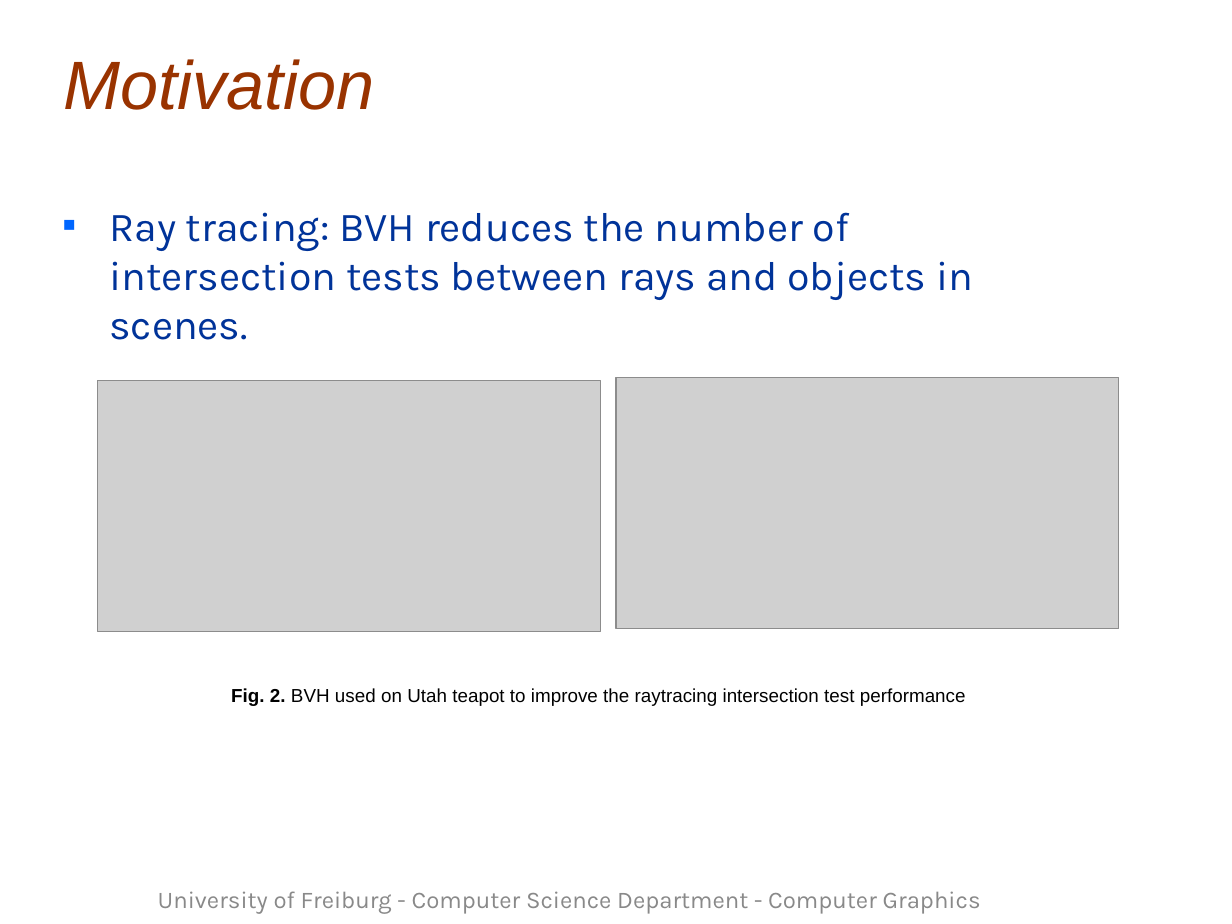
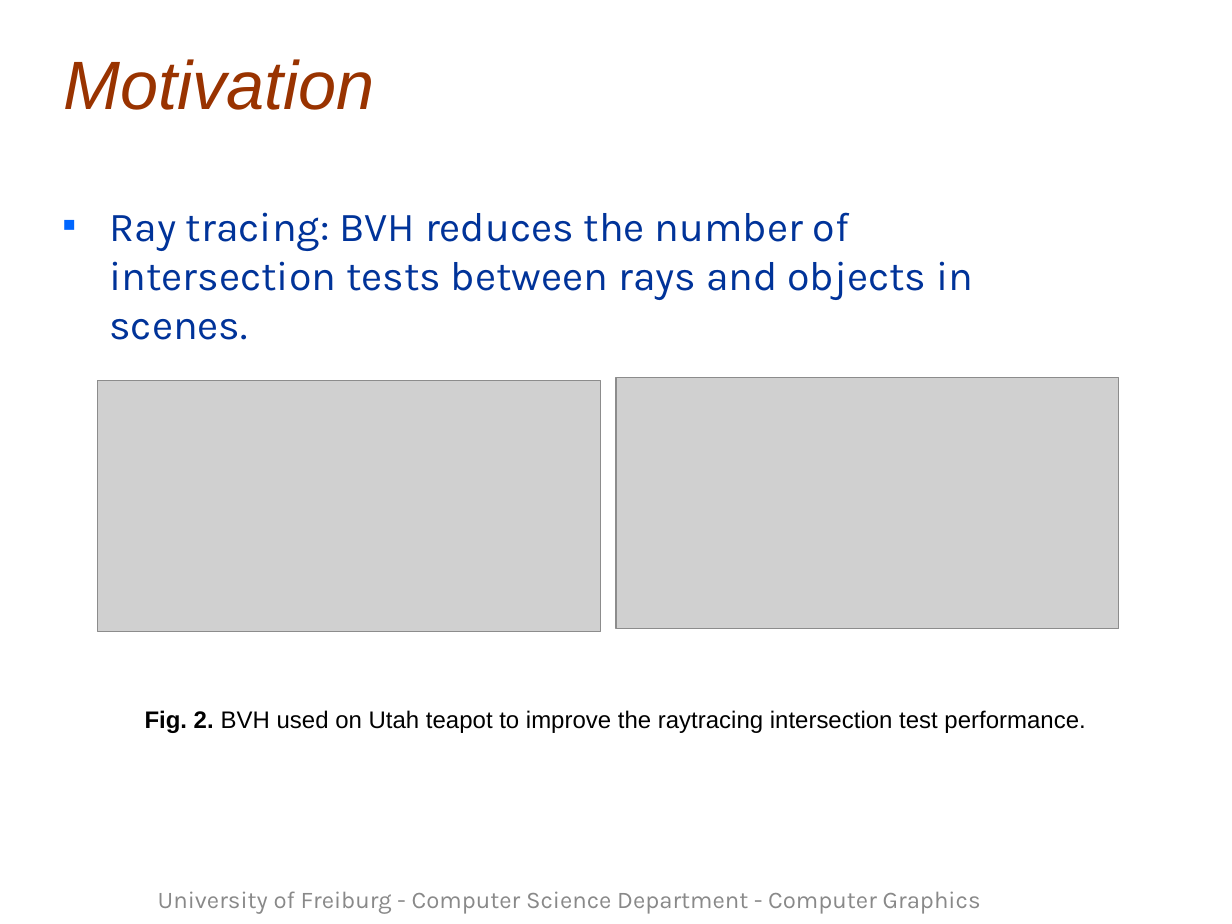
Before and after one commit to Alhajras/Raytracer, a slide deck: slide 6 of Seminar/template (1).ppt. Drawn at 1232x924 pixels with LibreOffice and Linux fonts; fonts in the diff are those of the drawing; grey boxes stand for pictures; background and template pictures are left out. Boxes give left, top, right and bottom in pixels: in the first picture for what was removed or moved away, otherwise in the second. Text is boxed around its words. In the diff, an @@ line names an element or a change of style, - is before the commit and + after.

```diff
--- a/Seminar/template (1).ppt
+++ b/Seminar/template (1).ppt
@@ text at (x1=145, y1=710, x2=1085, y2=733): text changed; size 11 to 14 pt @@
-Fig. 2. BVH used on Utah teapot to improve the raytracing intersection test performance
+Fig. 2. BVH used on Utah teapot to improve the raytracing intersection test performance.
```
Also in this commit, not shown: 10 other slides changed, 3 slides added.
